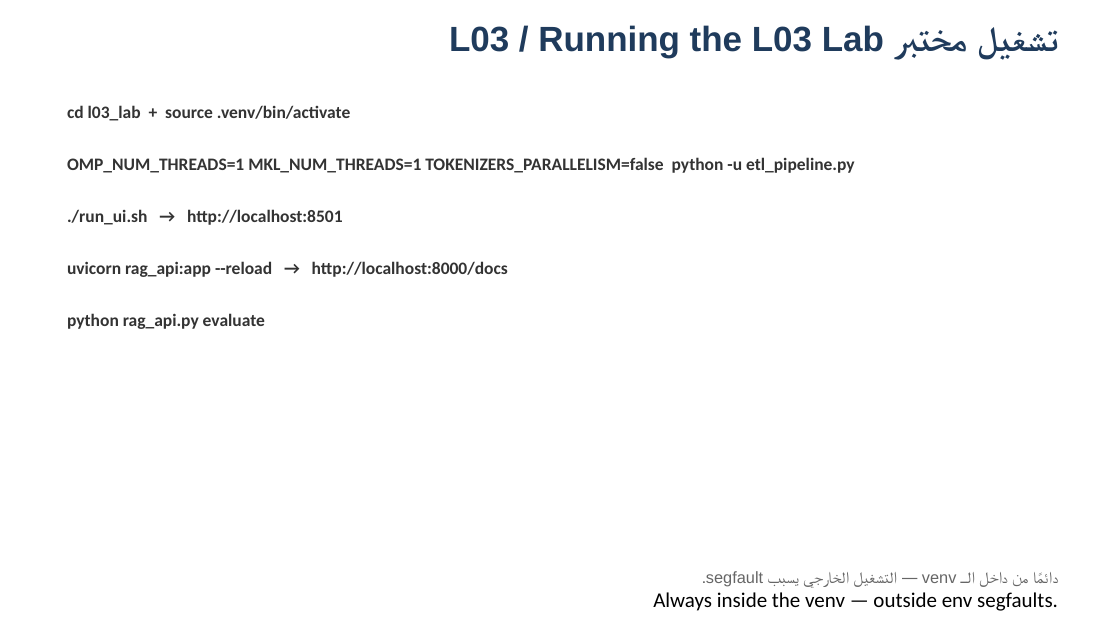
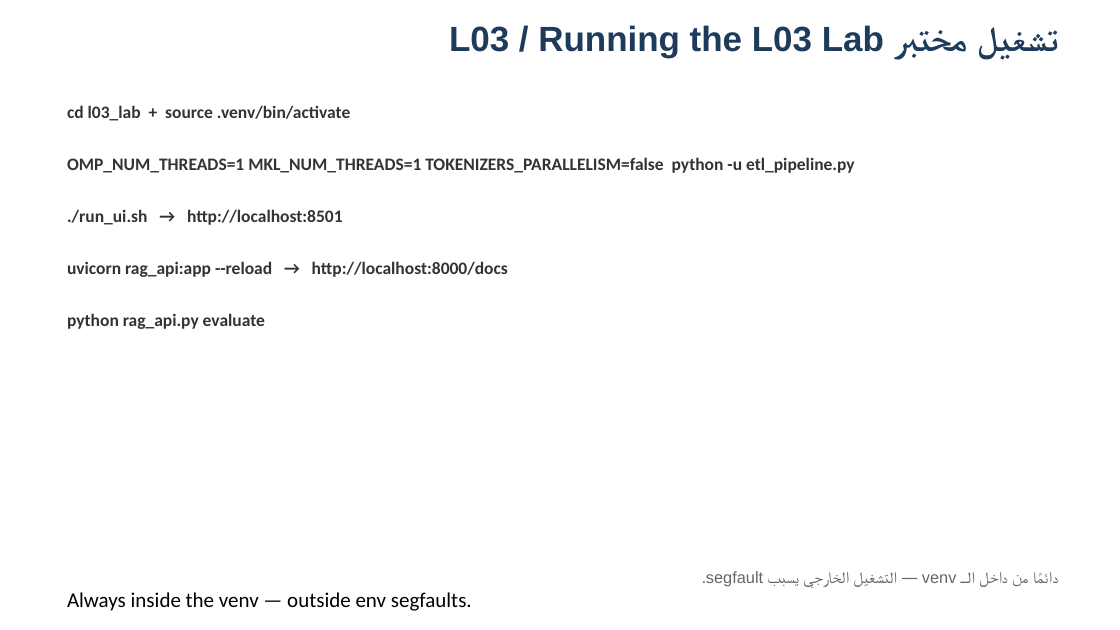
Before and after one commit to SAMeh-ZAGhloul/AI-Course, a slide deck: slide 11 of output/Module02_Glossary_Quizzes.pptx. Drawn at 1120x630 pixels with LibreOffice and Linux fonts; fonts in the diff are those of the drawing. Boxes give left, top, right and bottom in pixels: in the first picture for what was removed or moved away, otherwise in the second. Text is boxed around its words. In the diff, an @@ line names an element or a change of style, - is before the commit and + after.

```diff
--- a/output/Module02_Glossary_Quizzes.pptx
+++ b/output/Module02_Glossary_Quizzes.pptx
@@ text at [67, 592, 472, 611]: alignment right to left @@
```
Also in this commit, not shown: 3 other slides changed, 11 other files.
